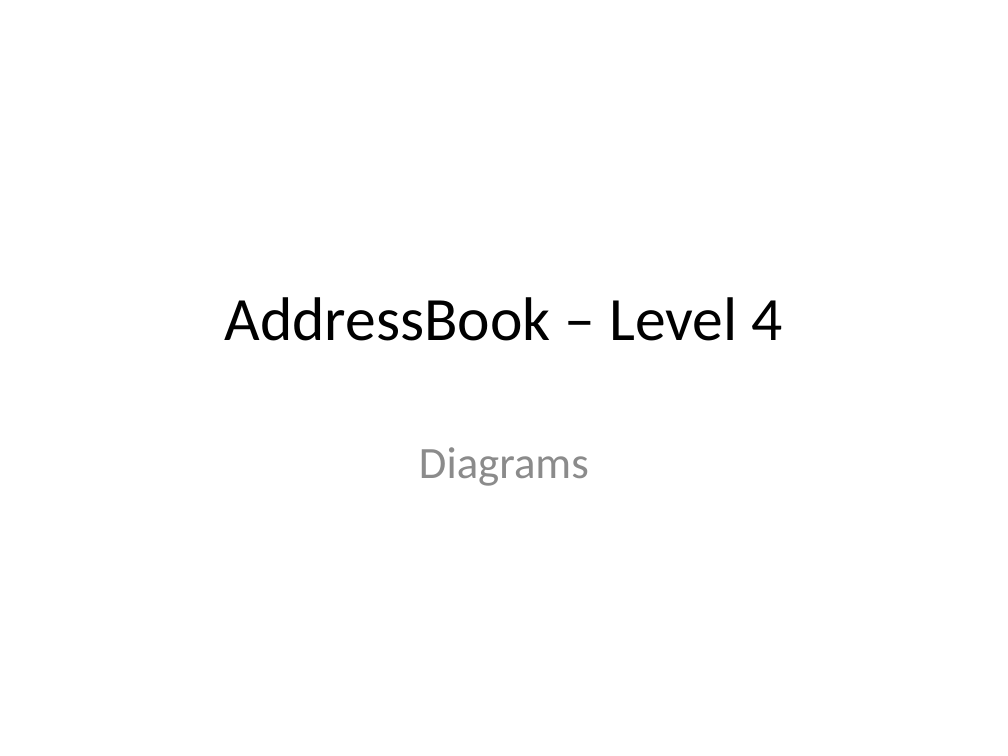
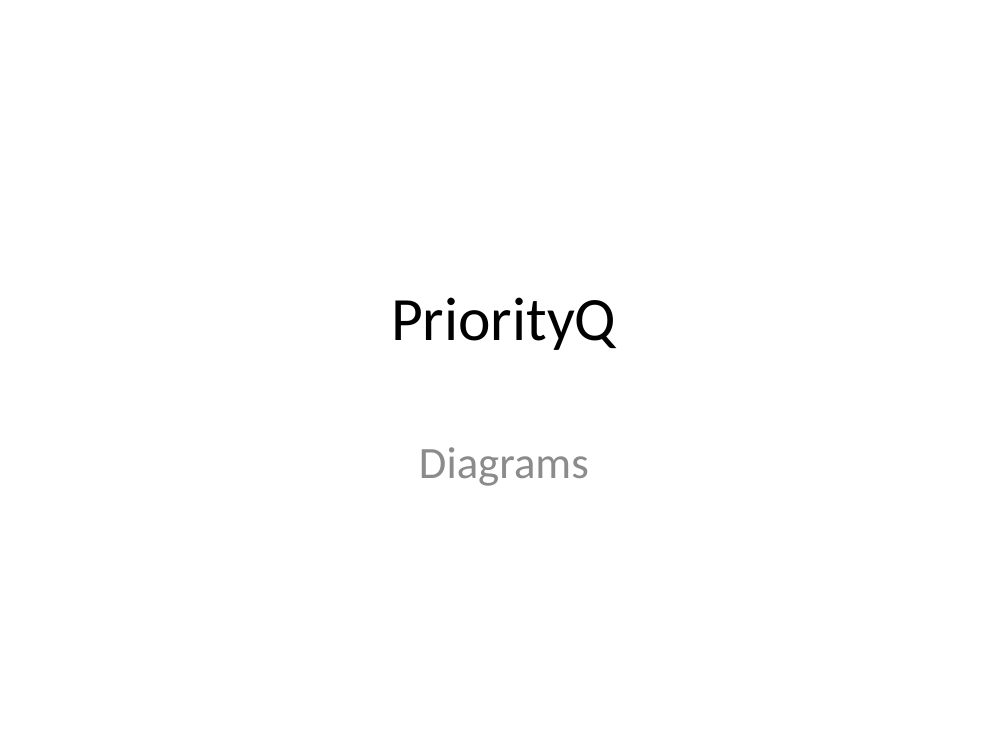
Before and after one commit to CS2103AUG2016-W10-C2/addressbook-level4, a slide deck: slide 1 of docs/diagrams/Diagrams.pptx. Drawn at 1008x756 pixels with LibreOffice and Linux fonts; fonts in the diff are those of the drawing. Boxes give left, top, right and bottom in pixels: in the first picture for what was removed or moved away, otherwise in the second. Text is boxed around its words. In the diff, an @@ line names an element or a change of style, - is before the commit and + after.

```diff
--- a/docs/diagrams/Diagrams.pptx
+++ b/docs/diagrams/Diagrams.pptx
@@ title at (x1=391, y1=297, x2=616, y2=350): text changed @@
-AddressBook – Level 4
+PriorityQ
```
Also in this commit, not shown: 1 slide added.
